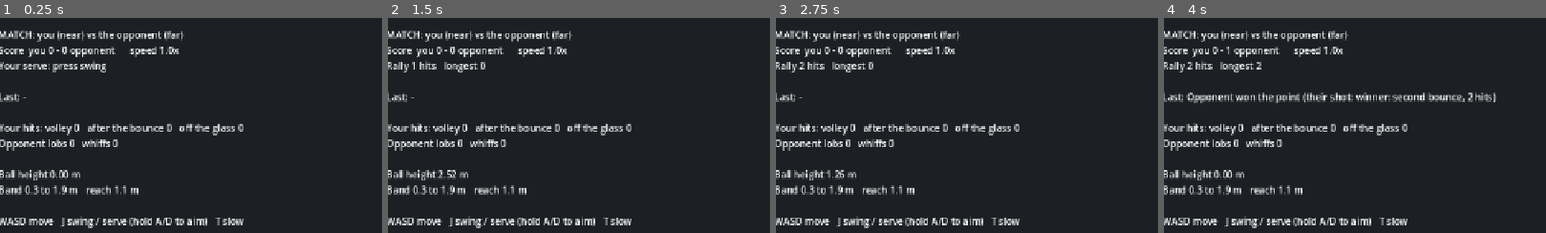
Above: before the commit, frames 1-4 (left to right).
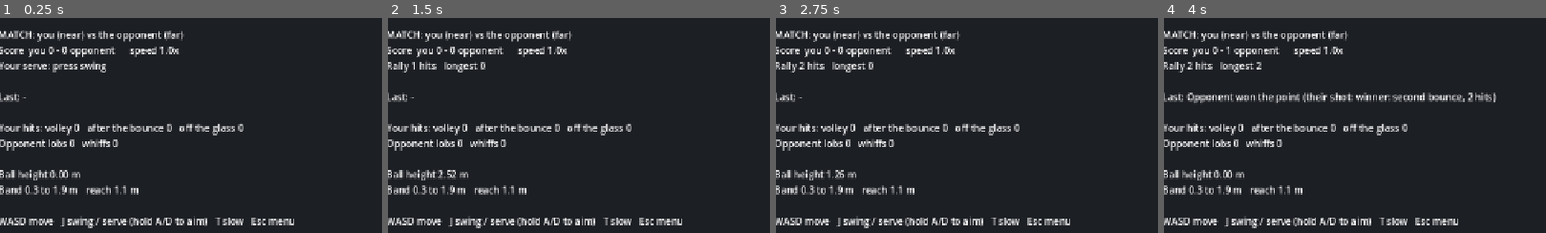
Above: after the commit, the same moments.

Repository: jmateus842/PADEL-roguelite
Game: Godot game, scene res://scenes/match.tscn
Same seed, same stepped clock (60 frames per second), same inputs: the game is played once before the commit and once after it.
Inputs (mouse positions are % of the whole screen's width and height, from its top left):
- Up to frame 1 (0.25 s): no input
- Up to frame 2 (1.5 s): tap Enter (ui_accept) at 0.5, 0.77, 1.07 s; move the mouse to (72, 45) at 0.52 s; hold D (move_right) 0.53-1.25 s; hold Space (lab_replay) 0.53-1.25 s; click (72, 45) at 0.67 s; tap J (swing) at 0.8 s; drag from (30, 55) to (45, 70) at 1.27 s
- Up to frame 3 (2.75 s): move the mouse to (60, 28) at 2.02 s; hold D (move_right) from 2.03 s (still down); hold Space (lab_replay) from 2.03 s (still down); tap Enter (ui_accept) at 2.1 s; click (60, 28) at 2.17 s
- Up to frame 4 (4 s): release D (move_right) at 2.75 s; release Space (lab_replay) at 2.75 s; drag from (45, 70) to (20, 35) at 2.77 s; move the mouse to (80, 65) at 3.52 s; hold A (move_left) from 3.53 s (still down); hold C (lab_check) from 3.53 s (still down); click (80, 65) at 3.67 s; tap Enter (ui_accept) at 3.77, 3.8 s
The pictures show only the part of the screen within x 41-91%, y 5-55%; the shares and areas given below are measured in that part.

The runs differ from the first frame. In frame 1, 0.3% of the frame differs, in the area x 65-77%, y 92-97%; in frame 2, 0.3%; in frame 3, 0.3%; in frame 4, 0.3%.

Commit message:
Add a match menu on Start: play or watch
Start or Esc opens a menu to resume, play vs the opponent or watch
opponent vs opponent. lab_replay moves from Start to R3. A and B now
pick and go back in Godot's built-in menu actions.

Co-Authored-By: Claude Opus 5.5 <noreply@anthropic.com>
Claude-Session: https://claude.ai/code/session_0199YfUQBhD4MKj8zUMWUTQz

Diff:
--- a/scripts/ball_lab.gd
+++ b/scripts/ball_lab.gd
@@ -5,7 +5,7 @@
 ##                 keyboard     gamepad
 ## previous / next  Left/Right   D-pad left/right or LB/RB
 ## jump to a shot   1-9          (keyboard only)
-## replay           Space        Start
+## replay           Space        R3 (click the right stick)
 ## speed            T            D-pad up      1x, 0.25x, 0.1x
 ## auto replay      R            D-pad down
 ## check all        C            Back          compare every shot with sim/shots/summary.md
@@ -21,7 +21,7 @@
 const SV_PX_Z := 40.0
 const SPEEDS := [1.0, 0.25, 0.1]
 const KEY_HINT := "Left/Right shot   1-9 jump   Space replay   T speed   R auto   C check all"
-const PAD_HINT := "D-pad or LB/RB shot   Start replay   D-pad up speed   D-pad down auto   Back check all"
+const PAD_HINT := "D-pad or LB/RB shot   R3 replay   D-pad up speed   D-pad down auto   Back check all"
 
 @onready var ball := $Court/Ball
 @onready var info: Label = $Hud/Info
--- a/scripts/controls.gd
+++ b/scripts/controls.gd
@@ -20,7 +20,7 @@
 	# ball lab
 	"lab_next": {"keys": [KEY_RIGHT], "buttons": [JOY_BUTTON_DPAD_RIGHT, JOY_BUTTON_RIGHT_SHOULDER]},
 	"lab_prev": {"keys": [KEY_LEFT], "buttons": [JOY_BUTTON_DPAD_LEFT, JOY_BUTTON_LEFT_SHOULDER]},
-	"lab_replay": {"keys": [KEY_SPACE], "buttons": [JOY_BUTTON_START]},
+	"lab_replay": {"keys": [KEY_SPACE], "buttons": [JOY_BUTTON_RIGHT_STICK]},
 	"lab_speed": {"keys": [KEY_T], "buttons": [JOY_BUTTON_DPAD_UP]},
 	"lab_auto": {"keys": [KEY_R], "buttons": [JOY_BUTTON_DPAD_DOWN]},
 	"lab_check": {"keys": [KEY_C], "buttons": [JOY_BUTTON_BACK]},
@@ -31,6 +31,9 @@
 	"move_down": {"keys": [KEY_S], "axis": [JOY_AXIS_LEFT_Y, 1.0]},
 	# player shots. A (cross on PlayStation) or J
 	"swing": {"keys": [KEY_J], "buttons": [JOY_BUTTON_A]},
+	# opens and closes the match menu. Inside the menu, Godot's built-in ui_*
+	# actions move and pick (arrows or D-pad or stick, Enter or A, Esc or B)
+	"menu": {"keys": [KEY_ESCAPE], "buttons": [JOY_BUTTON_START]},
 }
 
 ## true once the last thing you touched was a gamepad. The HUD uses it
@@ -61,6 +64,16 @@
 			InputMap.action_add_event(action, e)
 
 
+	# Godot's built-in menu actions have no gamepad pick/back by default.
+	# Add A to pick and B to go back, once, so menus work on a controller
+	for pair in [["ui_accept", JOY_BUTTON_A], ["ui_cancel", JOY_BUTTON_B]]:
+		var e := InputEventJoypadButton.new()
+		e.button_index = pair[1]
+		e.device = -1
+		if InputMap.has_action(pair[0]) and not InputMap.action_has_event(pair[0], e):
+			InputMap.action_add_event(pair[0], e)
+
+
 ## WASD or left stick as a vector, deadzone applied, length 0 to 1
 static func move_vector() -> Vector2:
 	return Input.get_vector("move_left", "move_right", "move_up", "move_down")
--- a/scripts/match.gd
+++ b/scripts/match.gd
@@ -7,16 +7,18 @@
 ## swing / serve       J            A (cross)
 ## aim your shot       hold A/D     stick left/right while you swing
 ## slow motion         T            D-pad up      1x, 0.5x, 0.25x
+## menu                Esc          Start         pick vs the opponent or watch
 ## Bindings live in scripts/controls.gd. Rules live in match_rules.gd,
 ## the opponent and its difficulty knobs in opponent.gd.
 ##
-## Optional: godot --path . -- --demo   (an opponent plays your side too)
+## Optional: godot --path . -- --demo   starts in opponent vs opponent
 
 const BallModel := preload("res://scripts/ball_model.gd")
 const Court := preload("res://scripts/court.gd")
 const Rules := preload("res://scripts/match_rules.gd")
 const Opponent := preload("res://scripts/opponent.gd")
 const BallView := preload("res://scripts/ball.gd")
+const Menu := preload("res://scripts/match_menu.gd")
 
 const SPEEDS := [1.0, 0.5, 0.25]
 ## pause after a point, game seconds
@@ -25,8 +27,12 @@
 const GAUGE_FLOOR := Vector2(400, 650)
 const GAUGE_PPM := 60.0
 
-const KEY_HINT := "WASD move   J swing / serve (hold A/D to aim)   T slow"
-const PAD_HINT := "Stick move   A swing / serve (stick aims)   D-pad up slow"
+const KEY_HINT := "WASD move   J swing / serve (hold A/D to aim)   T slow   Esc menu"
+const PAD_HINT := "Stick move   A swing / serve (stick aims)   D-pad up slow   Start menu"
+
+## true: an opponent plays your side too. Static so it survives the restart
+## when you pick a mode in the menu
+static var demo_mode := "--demo" in OS.get_cmdline_user_args()
 
 @onready var court: Node2D = $Court
 @onready var ball := $Court/Ball
@@ -46,8 +52,17 @@
 	opponent_body.color = opponent_body.FAR_COLOR
 	rules = Rules.new(ball, player, opponent_body)
 	opponent = Opponent.new(rules, "far")
-	if "--demo" in OS.get_cmdline_user_args():
+	if demo_mode:
 		stand_in = Opponent.new(rules, "near", 7)
+	var menu := Menu.new()
+	menu.mode_picked.connect(_on_mode_picked)
+	add_child(menu)
+
+
+## restart the match in the picked mode, fresh score
+func _on_mode_picked(demo: bool) -> void:
+	demo_mode = demo
+	get_tree().reload_current_scene()
 
 
 func _physics_process(delta: float) -> void:
@@ -91,7 +106,7 @@
 
 func _update_info() -> void:
 	var r = rules
-	var t := "MATCH: you (near) vs the opponent (far)%s\n" % ("   DEMO" if stand_in else "")
+	var t := ("WATCH: opponent vs opponent\n" if stand_in else "MATCH: you (near) vs the opponent (far)\n")
 	t += "Score  you %d - %d opponent      speed %sx\n" % [r.score.near, r.score.far, SPEEDS[speed_i]]
 	if r.state == "serve":
 		t += "Your serve: press swing\n" if r.server == "near" and not stand_in else "Opponent serves\n"
--- /dev/null
+++ b/scripts/match_menu.gd
@@ -0,0 +1,89 @@
+extends CanvasLayer
+## Match menu. Start or Esc opens it and pauses the match.
+## Pick a mode and the match restarts in it, with a fresh score.
+## Moves with the D-pad, stick or arrows, picks with A or Enter,
+## closes with Start, Esc or B. Built in code, so match.tscn stays small.
+
+signal mode_picked(demo: bool)
+
+var _panel: PanelContainer
+var _first: Button
+
+
+func _ready() -> void:
+	layer = 10
+	process_mode = Node.PROCESS_MODE_ALWAYS   # keeps working while the match is paused
+	var dim := ColorRect.new()
+	dim.color = Color(0, 0, 0, 0.55)
+	dim.set_anchors_preset(Control.PRESET_FULL_RECT)
+	dim.mouse_filter = Control.MOUSE_FILTER_STOP
+	add_child(dim)
+	_panel = PanelContainer.new()
+	_panel.set_anchors_preset(Control.PRESET_CENTER)
+	_panel.grow_horizontal = Control.GROW_DIRECTION_BOTH
+	_panel.grow_vertical = Control.GROW_DIRECTION_BOTH
+	var style := StyleBoxFlat.new()
+	style.bg_color = Color(0.13, 0.15, 0.18, 0.97)
+	style.set_corner_radius_all(8)
+	style.set_content_margin_all(24)
+	_panel.add_theme_stylebox_override("panel", style)
+	add_child(_panel)
+	var box := VBoxContainer.new()
+	box.add_theme_constant_override("separation", 12)
+	_panel.add_child(box)
+	var title := Label.new()
+	title.text = "MENU"
+	title.horizontal_alignment = HORIZONTAL_ALIGNMENT_CENTER
+	title.add_theme_font_size_override("font_size", 26)
+	box.add_child(title)
+	_first = _button(box, "Resume", close)
+	_button(box, "Play vs the opponent", func() -> void: _pick(false))
+	_button(box, "Watch opponent vs opponent", func() -> void: _pick(true))
+	var hint := Label.new()
+	hint.text = "A / Enter pick     Start / Esc / B close"
+	hint.add_theme_font_size_override("font_size", 14)
+	hint.modulate = Color(1, 1, 1, 0.6)
+	box.add_child(hint)
+	visible = false
+
+
+func _button(box: VBoxContainer, text: String, on_press: Callable) -> Button:
+	var b := Button.new()
+	b.text = text
+	b.custom_minimum_size = Vector2(360, 48)
+	b.add_theme_font_size_override("font_size", 20)
+	b.pressed.connect(on_press)
+	box.add_child(b)
+	return b
+
+
+func is_open() -> bool:
+	return visible
+
+
+func open() -> void:
+	visible = true
+	get_tree().paused = true
+	_first.grab_focus()
+
+
+func close() -> void:
+	visible = false
+	get_tree().paused = false
+
+
+func _pick(demo: bool) -> void:
+	close()
+	mode_picked.emit(demo)
+
+
+func _unhandled_input(event: InputEvent) -> void:
+	if event.is_action_pressed("menu"):
+		if visible:
+			close()
+		else:
+			open()
+		get_viewport().set_input_as_handled()
+	elif visible and event.is_action_pressed("ui_cancel"):
+		close()
+		get_viewport().set_input_as_handled()
--- a/scripts/practice.gd
+++ b/scripts/practice.gd
@@ -6,7 +6,7 @@
 ## move                WASD         left stick
 ## swing               J            A (cross)
 ## aim the return      hold A/D     stick left/right while you swing
-## next feed now       Space        Start
+## next feed now       Space        R3 (click the right stick)
 ## pick one feed       Left/Right   D-pad left/right or LB/RB   (repeats it)
 ## mix all feeds       R            D-pad down
 ## slow motion         T            D-pad up      1x, 0.5x, 0.25x
@@ -26,7 +26,7 @@
 const GAUGE_PPM := 60.0
 
 const KEY_HINT := "WASD move   J swing (hold A/D to aim)   Space next feed   Left/Right pick feed   R mix   T slow"
-const PAD_HINT := "Stick move   A swing (stick aims)   Start next feed   D-pad/LB/RB pick feed   D-pad down mix   D-pad up slow"
+const PAD_HINT := "Stick move   A swing (stick aims)   R3 next feed   D-pad/LB/RB pick feed   D-pad down mix   D-pad up slow"
 
 @onready var court: Node2D = $Court
 @onready var ball := $Court/Ball
--- a/tests/godot_tests.gd
+++ b/tests/godot_tests.gd
@@ -263,6 +263,16 @@
 			e.device = 2
 			_check(_actions_for(e, all_actions) == [action], "button %d should trigger only %s, triggers %s" % [b, action, _actions_for(e, all_actions)])
 	_check(JOY_BUTTON_A in Controls.ACTIONS.swing.buttons, "swing should be on the A button")
+	_check(JOY_BUTTON_START in Controls.ACTIONS.menu.buttons and KEY_ESCAPE in Controls.ACTIONS.menu.keys, "menu should be on Start and Esc")
+	# menus pick with A and go back with B on any pad, added once even after two registers
+	for pair in [["ui_accept", JOY_BUTTON_A], ["ui_cancel", JOY_BUTTON_B]]:
+		var e := InputEventJoypadButton.new()
+		e.button_index = pair[1]
+		e.pressed = true
+		e.device = 2
+		_check(e.is_action_pressed(pair[0]), "button %d should press %s" % [pair[1], pair[0]])
+		var same := InputMap.action_get_events(pair[0]).filter(func(x): return x is InputEventJoypadButton and x.button_index == pair[1])
+		_check(same.size() == 1, "%s has button %d %d times" % [pair[0], pair[1], same.size()])
 	# WASD drives movement
 	for case in [[KEY_A, "move_left"], [KEY_D, "move_right"], [KEY_W, "move_up"], [KEY_S, "move_down"]]:
 		_check(case[1] in _key_actions(case[0]), "%s should be bound to %s" % [OS.get_keycode_string(case[0]), case[1]])
Not shown, added: scripts/match_menu.gd.uid
Not shown, changed: progress.md
